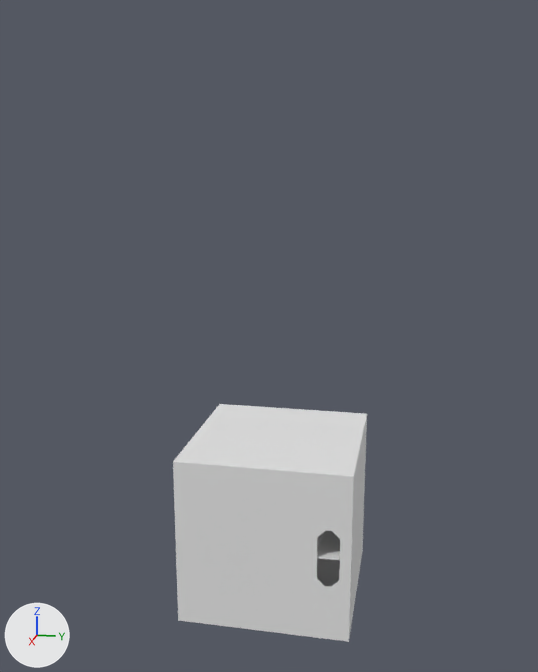
A saved change to the COLLADA model 5_Applicativo/Models/Rooms/ShowRoom/show room.dae.
Camera for both pictures: a 50 mm camera at (334.0, 62.0, 173.0) aimed at (1.0, -4.0, 90.0). Every picture has the same lights, and +X, +Y and +Z are marked at lower left. Where no turn or scale is listed for an object, it has been applied to the vertices. Vertices at the same position are counted once.
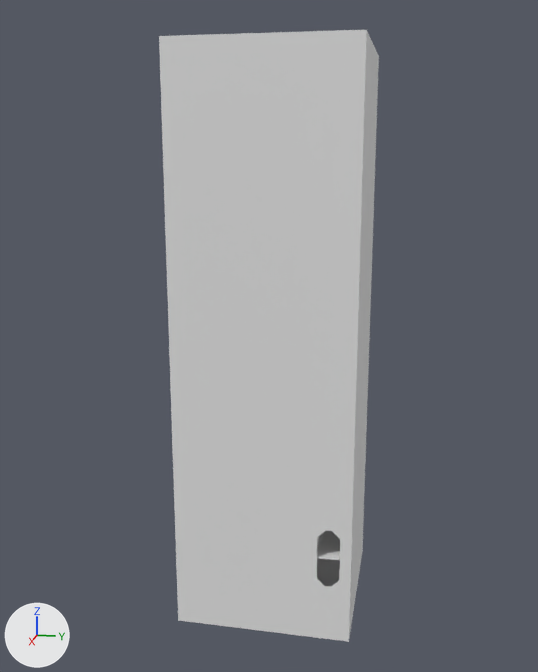
Changed parts and their boxes (x1, y1, x2, y2) in the pictures (538 x 672 px):
'Cube.003', reshaped (13% wider, 156% taller)
    before: (173, 404, 367, 642)
    after: (159, 30, 379, 642)
part 1 of me_cube_004, built on
    before: (173, 404, 367, 639)
part 2 of me_cube_004, added
    after: (159, 30, 379, 639)

The edits, one by one:
me_cube_004 is used by ob_cube_003; location (0.0, 0.6, 5.2).
me_cube_004 had 1346 vertices, 2650 faces and spanned x -40.0..40.0, y -40.6..39.4, z -45.2..34.8.
me_cube_004 now has 1794 vertices, 3322 faces and spans x -40.0..40.0, y -40.6..39.4, z -45.2..211.8.
me_cube_004 part 1: 8 vertices removed from x -40.0..40.0, y -40.6..39.4, z 34.3..34.8; 448 vertices added at x -39.0..38.2, y -37.7..24.5, z 1.0..138.6.
me_cube_004 part 2: 8 vertices added at x -40.0..40.0, y -40.6..39.4, z 211.3..211.8.
